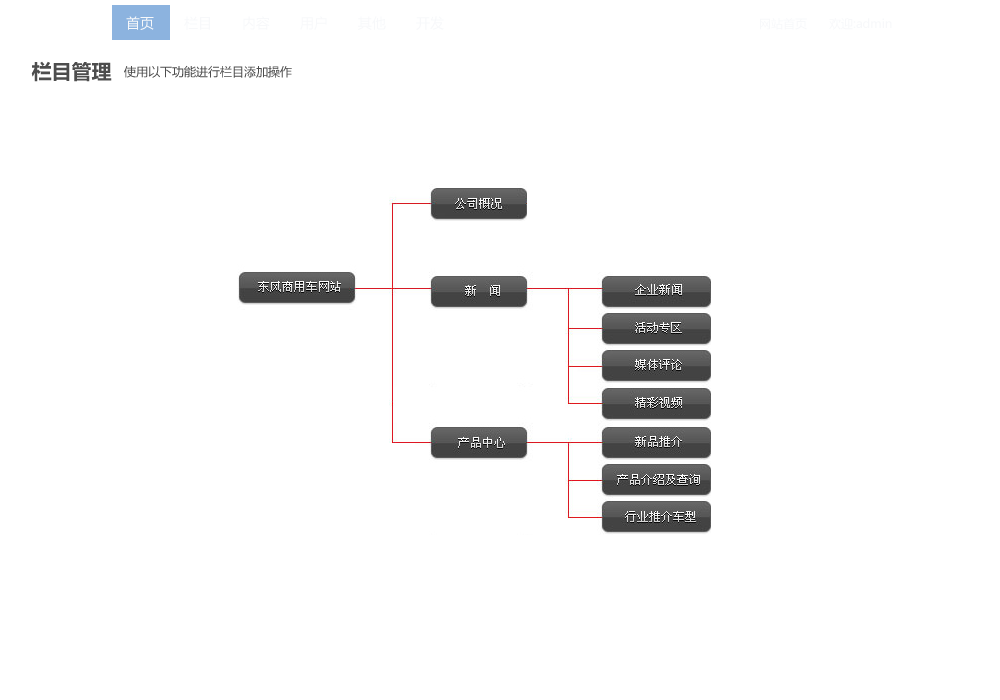
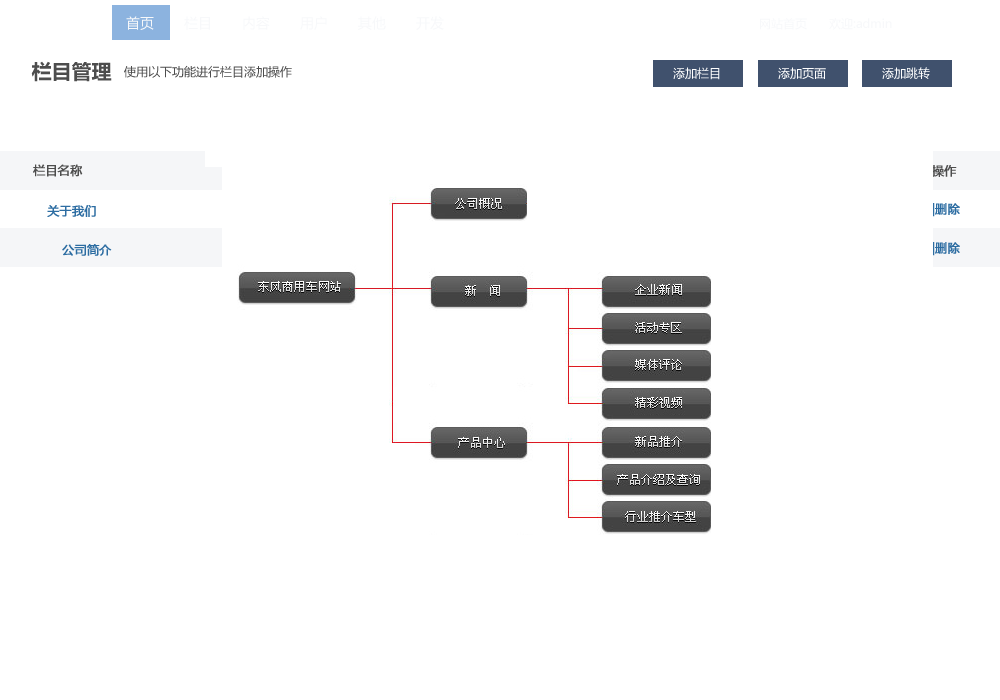
Layered file, before and after one edit (1000px x 700px). Changes by layer:
painted on "矩形 1" (1st of 3, in "栏目" › "manager" › "head" › "btn1 副本 2") over [862, 60, 952, 87]
painted on "矩形 1" (2nd of 3, in "栏目" › "manager" › "head" › "btn1 副本") over [758, 60, 848, 87]
painted on "矩形 1" (3rd of 3, in "栏目" › "manager" › "head" › "btn1") over [653, 60, 743, 87]
showed group "table" (23 layers) over [0, 151, 1000, 267]
